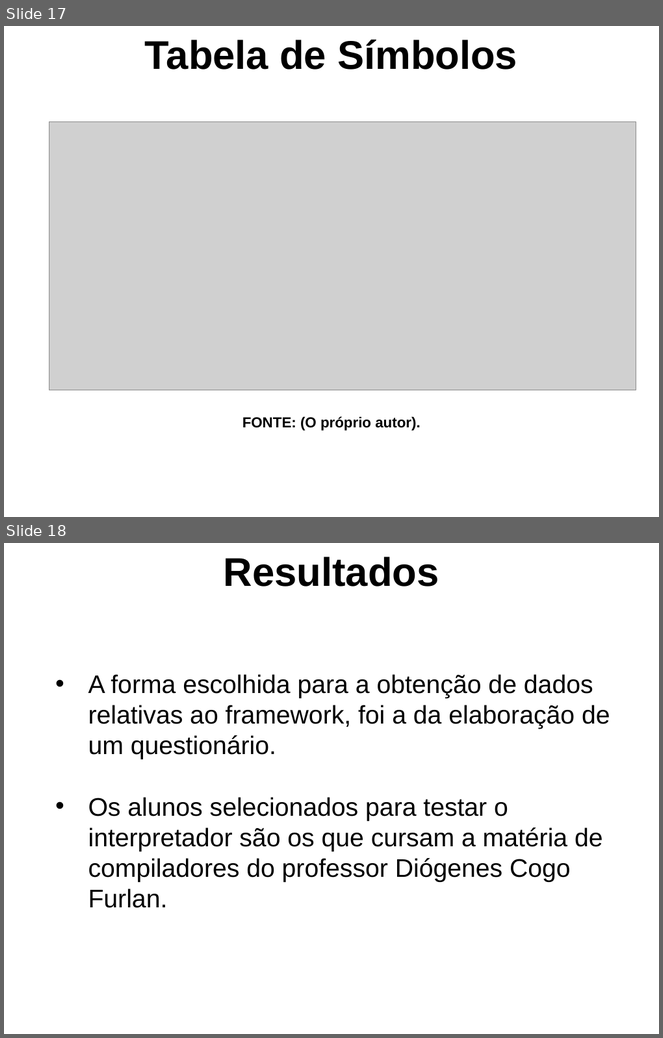
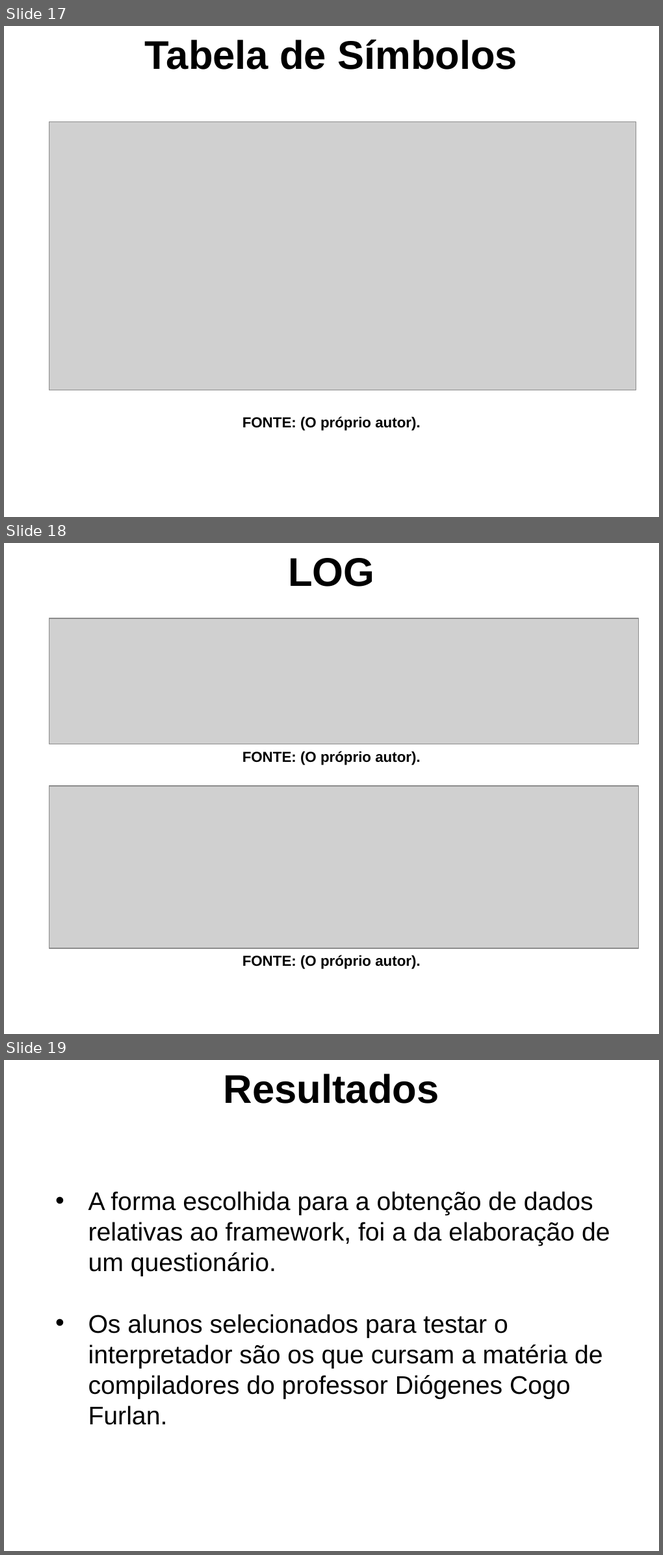
Before and after one commit to GabrielPRDF/TCC_Interpretador, a slide deck: Documentos/ApresentacaoTCC.ppt. Shown one above the other, each under a label of ours: slides 17 and 18 before the commit, slides 17, 18 and 19 after it. The pictures are 663x1038 and 663x1555 pixels, drawn with LibreOffice and Linux fonts; fonts in the diff are those of the drawing; grey boxes stand for pictures; background and template pictures are left out. Boxes give left, top, right and bottom in pixels: in the first picture for what was removed or moved away, otherwise in the second. Text is boxed around its words. In the diff, an @@ line names an element or a change of style, - is before the commit and + after.

```diff
--- a/Documentos/ApresentacaoTCC.ppt
+++ b/Documentos/ApresentacaoTCC.ppt
@@ slide 18 added at (4,543,659,1034), background picture (left out) @@
@@ text added at (288,558,374,587), 44 pt, text #000000, bold @@
+LOG
@@ picture added at (50,618,639,744) @@
@@ text added at (243,751,420,765), 16 pt, text #000000, bold @@
+FONTE: (O próprio autor).
@@ picture added at (50,786,639,949) @@
@@ text added at (243,955,420,969), 16 pt, text #000000, bold @@
+FONTE: (O próprio autor).
@@ what was slide 18 is now slide 19 @@
```
Also in this commit, not shown: 1 slide changed, 5 other files.
